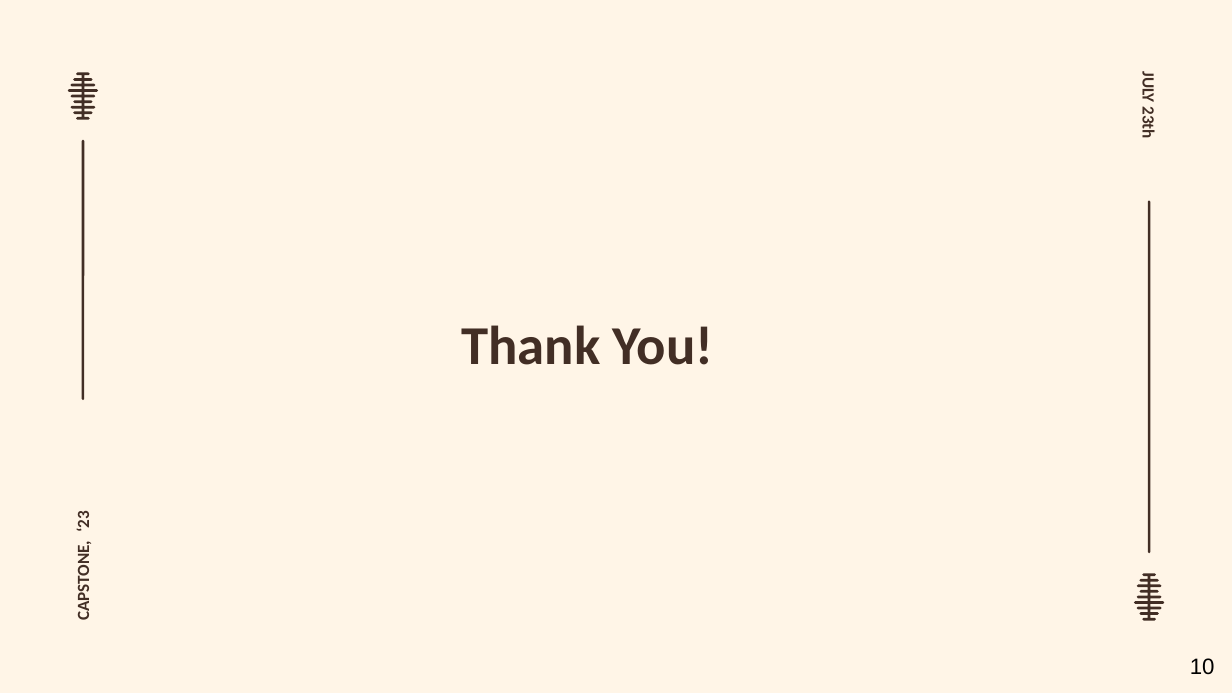
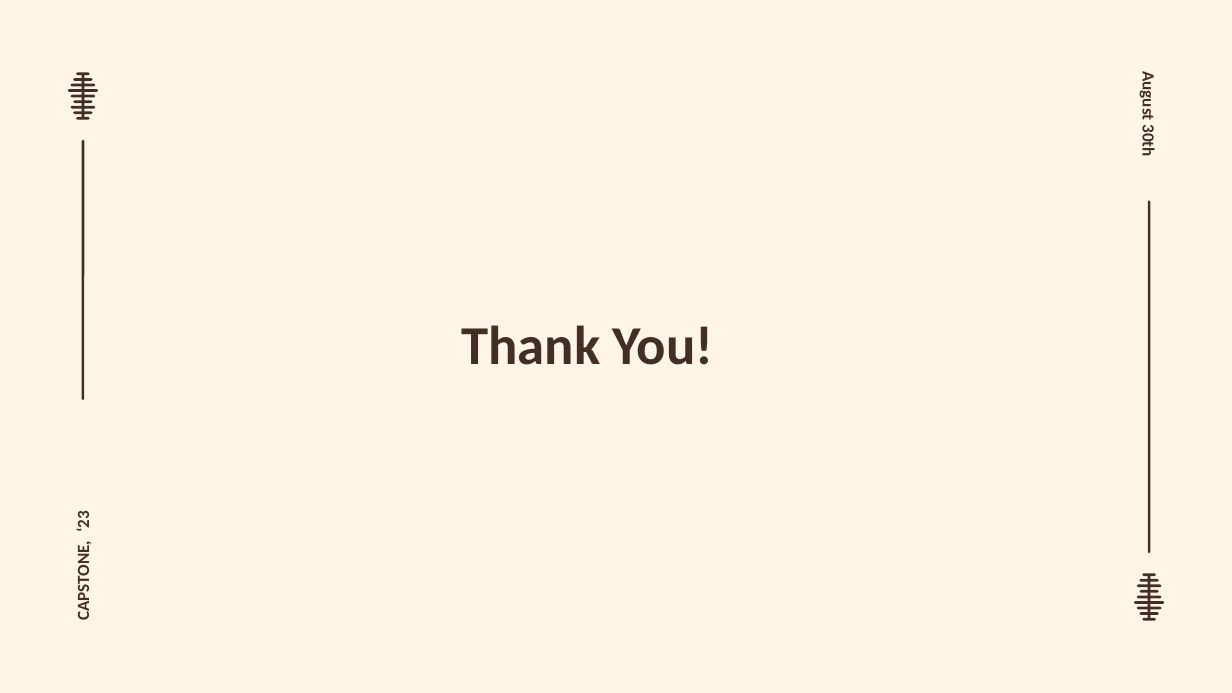
Before and after one commit to dot-ASH/metro-rail-smart-card-system, a slide deck: slide 16 of slide/Capstone.pptx (slide 10 before the commit). Drawn at 1232x693 pixels with LibreOffice and Linux fonts; fonts in the diff are those of the drawing; background and template pictures are left out. Boxes give left, top, right and bottom in pixels: in the first picture for what was removed or moved away, otherwise in the second. Text is boxed around its words. In the diff, an @@ line names an element or a change of style, - is before the commit and + after.

```diff
--- a/slide/Capstone.pptx
+++ b/slide/Capstone.pptx
@@ subtitle at [1138, 75, 1159, 156]: text changed @@
-JULY 23th
+August 30th
@@ page number removed at [1190, 658, 1215, 675] @@
-10
```
Also in this commit, not shown: 8 other slides changed, 7 slides added, 1 slide removed, 9 other files.
